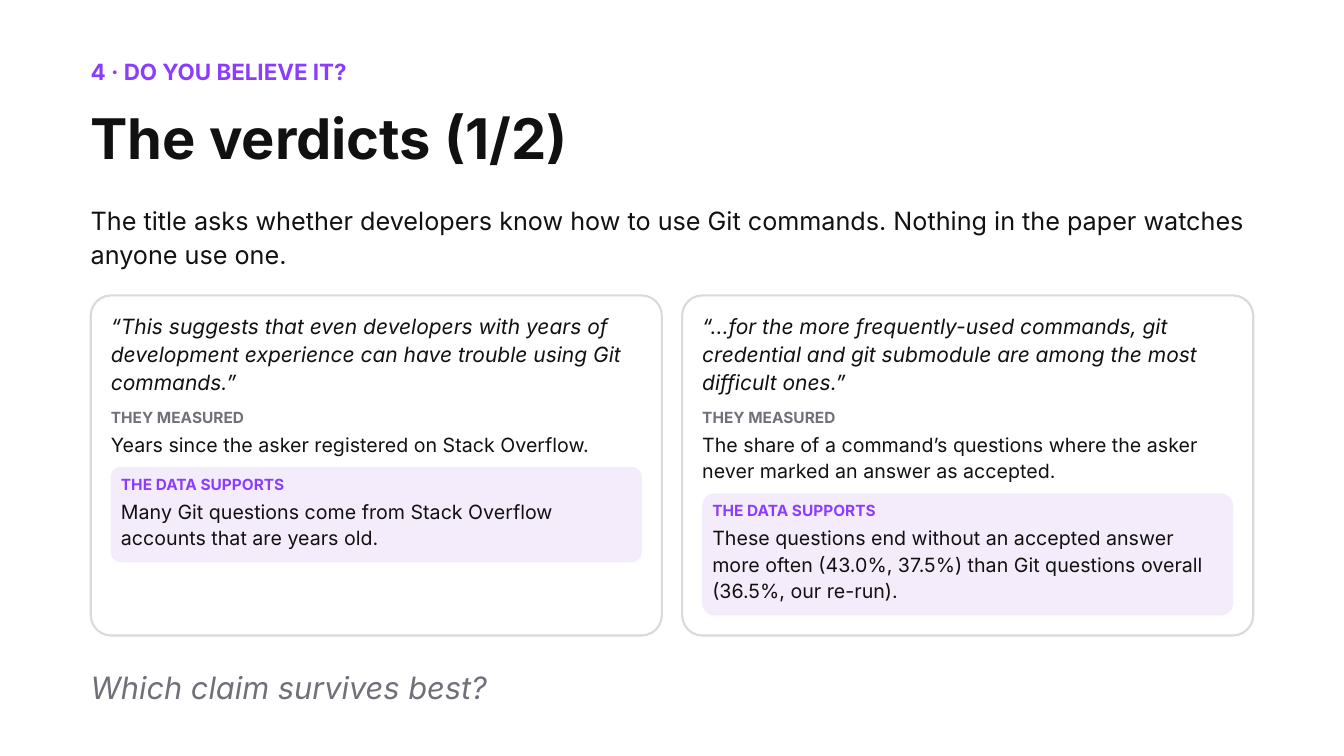
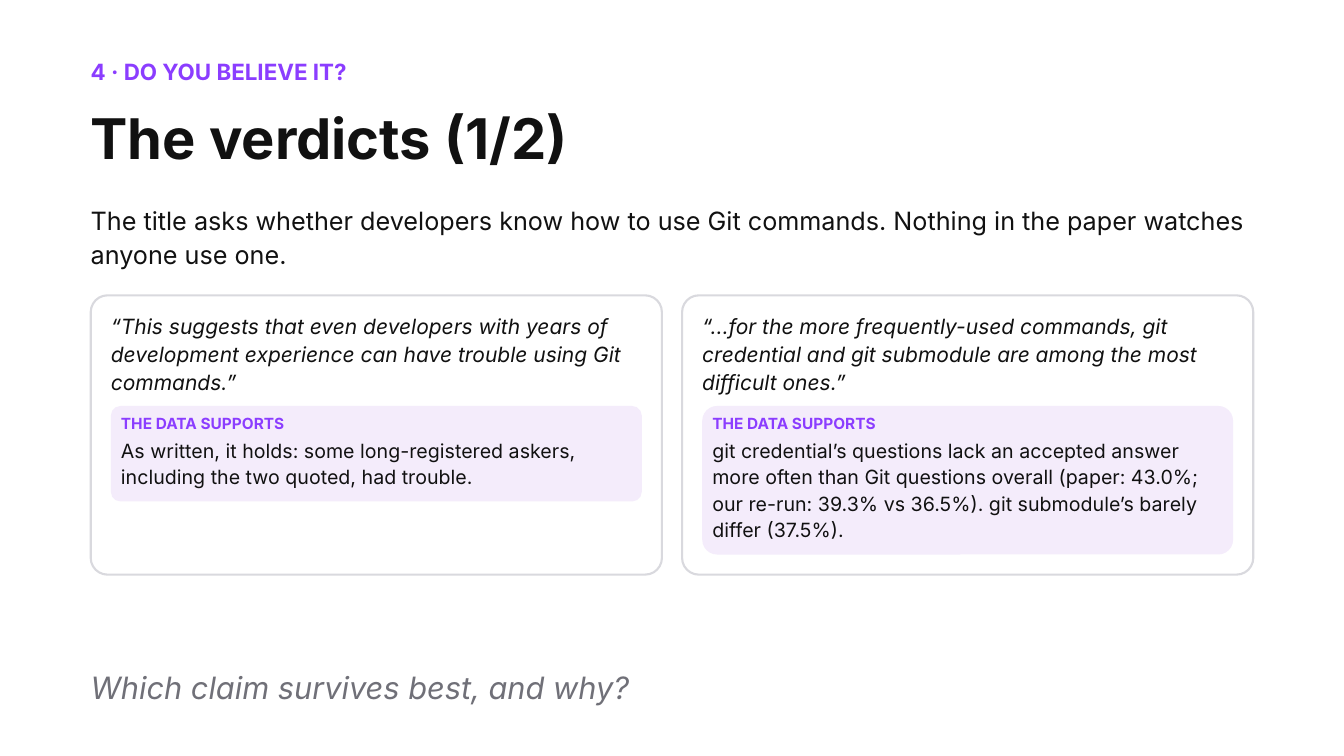
Before and after one commit to shubham3-ucb/cs294-pl, a slide deck: slide 16 of slides/thursday_app.pptx (slide 15 before the commit). Drawn at 1344x756 pixels with LibreOffice and Linux fonts; fonts in the diff are those of the drawing. Boxes give left, top, right and bottom in pixels: in the first picture for what was removed or moved away, otherwise in the second. Text is boxed around its words. In the diff, an @@ line names an element or a change of style, - is before the commit and + after.

```diff
--- a/slides/thursday_app.pptx
+++ b/slides/thursday_app.pptx
@@ rounded rectangle: place and size @@
-rounded rectangle at [91,295,662,635]
+rounded rectangle at [91,295,662,575]
@@ rounded rectangle added at [683,295,1254,575], fill #FFFFFF, outline #D9D9DE 1.5 pt @@
@@ rounded rectangle: place and size @@
-rounded rectangle at [111,467,642,563]
+rounded rectangle at [111,406,642,502]
@@ text removed at [111,411,244,423] @@
-THEY MEASURED
@@ text "THE DATA SUPPORTS": place and size @@
-text "THE DATA SUPPORTS" at [121,478,285,490]
+text "THE DATA SUPPORTS" at [121,417,285,429]
@@ text removed at [702,411,835,423] @@
-THEY MEASURED
@@ rounded rectangle: place and size @@
-rounded rectangle at [683,295,1254,635]
+rounded rectangle at [703,406,1234,555]
@@ rounded rectangle at [703,406,1234,555]: fill #FFFFFF to #F4ECFB; outline #D9D9DE 1.5 pt to none; proportions changed @@
@@ text "THE DATA SUPPORTS": place and size @@
-text "THE DATA SUPPORTS" at [712,504,876,516]
+text "THE DATA SUPPORTS" at [712,417,876,429]
@@ text removed at [111,437,589,457] @@
-Years since the asker registered on Stack Overflow.
@@ text added at [121,443,576,489], 14 pt, text #111111 @@
+As written, it holds: some long-registered askers, including the two quoted, had trouble.
@@ text removed at [702,437,1198,482] @@
-The share of a command’s questions where the asker never marked an answer as accepted.
@@ text at [712,443,1198,539]: text changed @@
-These questions end without an accepted answer more often (43.0%, 37.5%) than Git questions overall (36.5%, our re-run).
+git credential’s questions lack an accepted answer more often than Git questions overall (paper: 43.0%; our re-run: 39.3% vs 36.5%). git submodule’s barely differ (37.5%).
@@ text removed at [121,504,552,549] @@
-Many Git questions come from Stack Overflow accounts that are years old.
@@ rounded rectangle removed at [703,493,1234,615] @@
@@ text at [91,676,629,705]: text changed @@
-Which claim survives best?
+Which claim survives best, and why?
```
Also in this commit, not shown: 10 other slides changed, 3 slides added, 2 slides removed, 20 other files.
